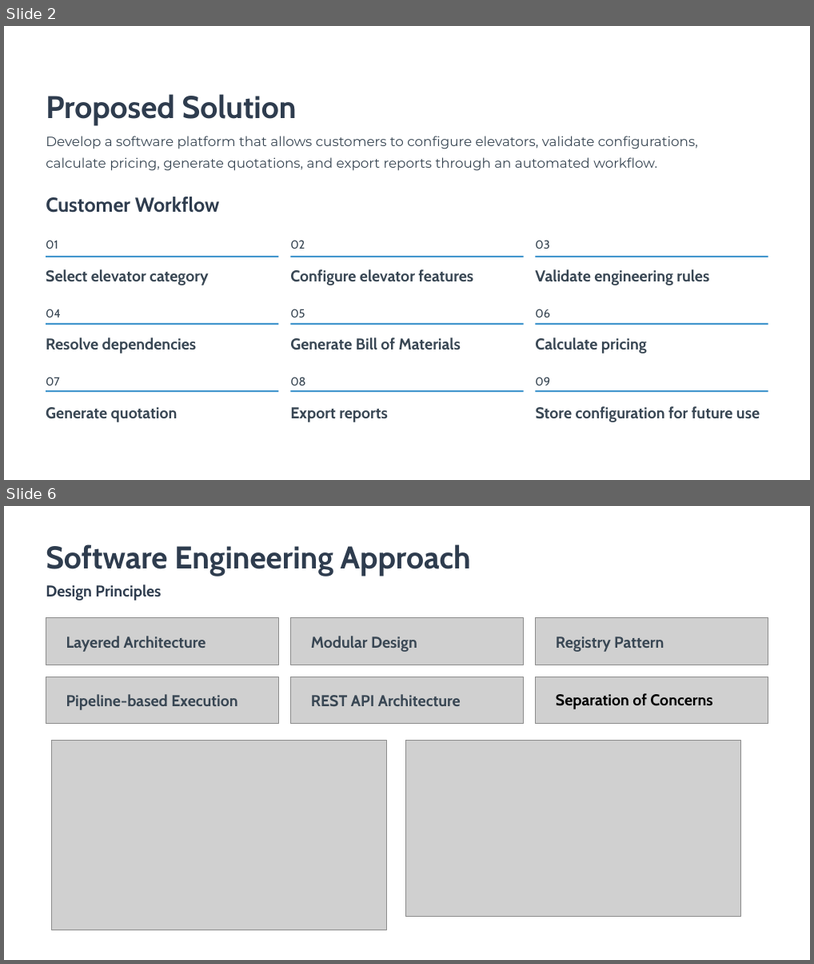
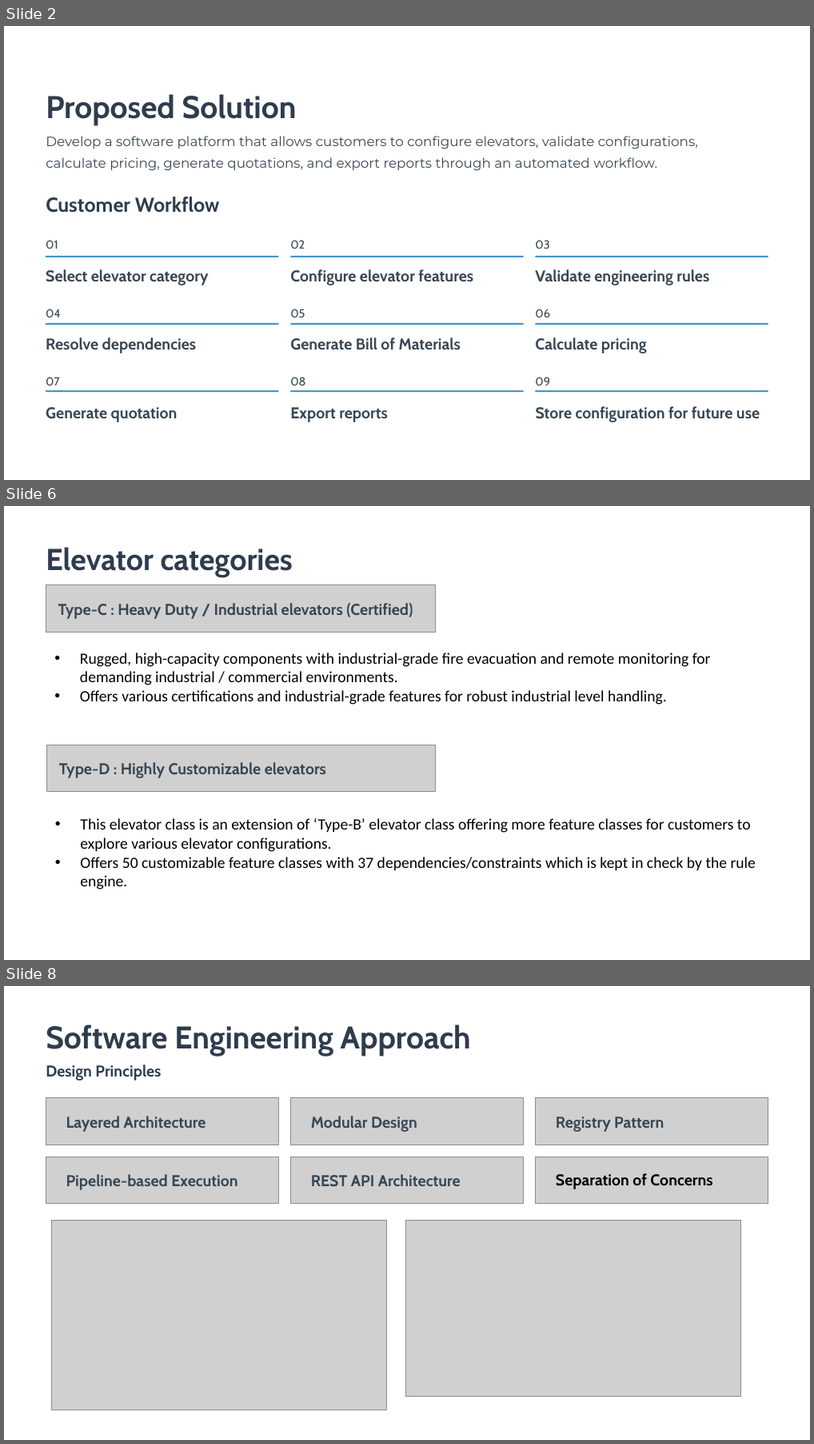
Before and after one commit to Sri-Balagi/Ele-pricing, a slide deck: Elevator-Configuration-and-Pricing-Engine.pptx. Shown one above the other, each under a label of ours: slides 2 and 6 before the commit, slides 2, 6 and 8 after it; the slides between them are not shown. The pictures are 814x964 and 814x1444 pixels, drawn with LibreOffice and Linux fonts; fonts in the diff are those of the drawing; grey boxes stand for pictures; background and template pictures are left out. Boxes give left, top, right and bottom in pixels: in the first picture for what was removed or moved away, otherwise in the second. Text is boxed around its words. In the diff, an @@ line names an element or a change of style, - is before the commit and + after.

Commit message:
Milestone 11: Implementation of Type-D elevators and small modifications.

```diff
--- a/Elevator-Configuration-and-Pricing-Engine.pptx
+++ b/Elevator-Configuration-and-Pricing-Engine.pptx
@@ slide 6 added at bbox=[4, 506, 810, 960], background picture (left out) @@
@@ text added at bbox=[46, 547, 293, 577], 27 pt, text #2E3C4E, bold @@
+Elevator categories
@@ picture added at bbox=[46, 585, 436, 632] @@
@@ text added at bbox=[58, 603, 413, 619], 14 pt, text #384653, bold @@
+Type-C : Heavy Duty / Industrial elevators (Certified)
@@ text added at bbox=[80, 652, 711, 704], 14 pt, text #000000 @@
+• Rugged, high-capacity components with industrial-grade fire evacuation and remote monitoring for demanding industrial / commercial environments.
+• Offers various certifications and industrial-grade features for robust industrial level handling.
@@ picture added at bbox=[46, 744, 435, 792] @@
@@ text added at bbox=[59, 762, 326, 778], 14 pt, text #384653, bold @@
+Type-D : Highly Customizable elevators
@@ text added at bbox=[80, 818, 756, 889], 14 pt, text #000000 @@
+• This elevator class is an extension of ‘Type-B’ elevator class offering more feature classes for customers to explore various elevator configurations.
+• Offers 50 customizable feature classes with 37 dependencies/constraints which is kept in check by the rule engine.
@@ what was slide 6 is now slide 8 @@
```
Also in this commit, not shown: 3 slides changed, 1 other slide added, 24 other files.
